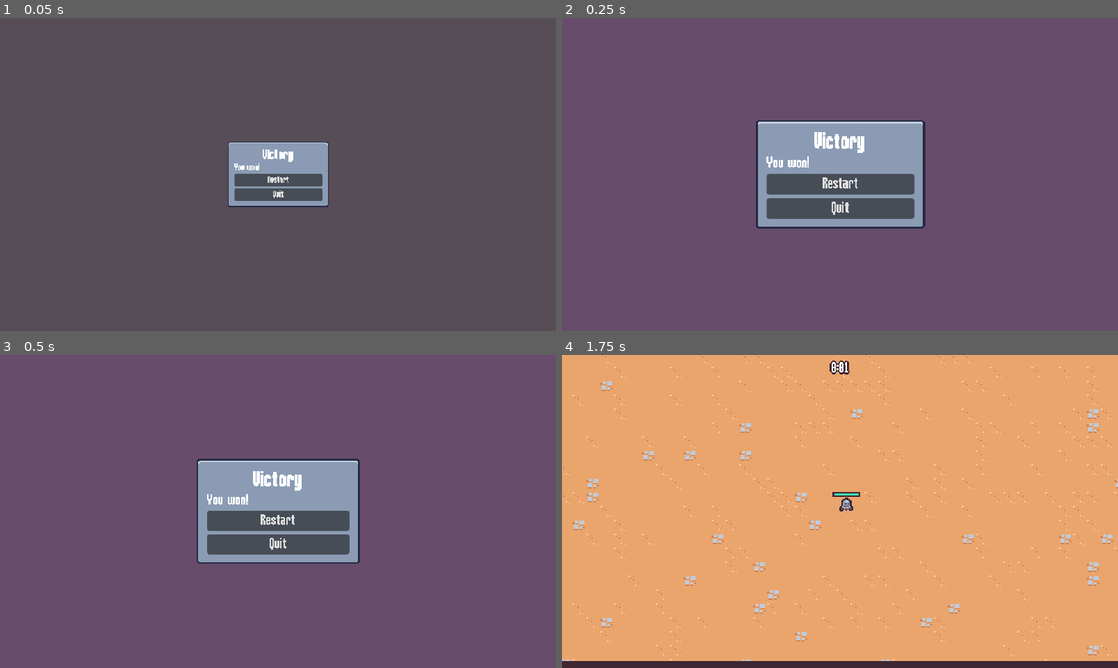
Above: before the commit, frames 1-4 (two rows, left to right).
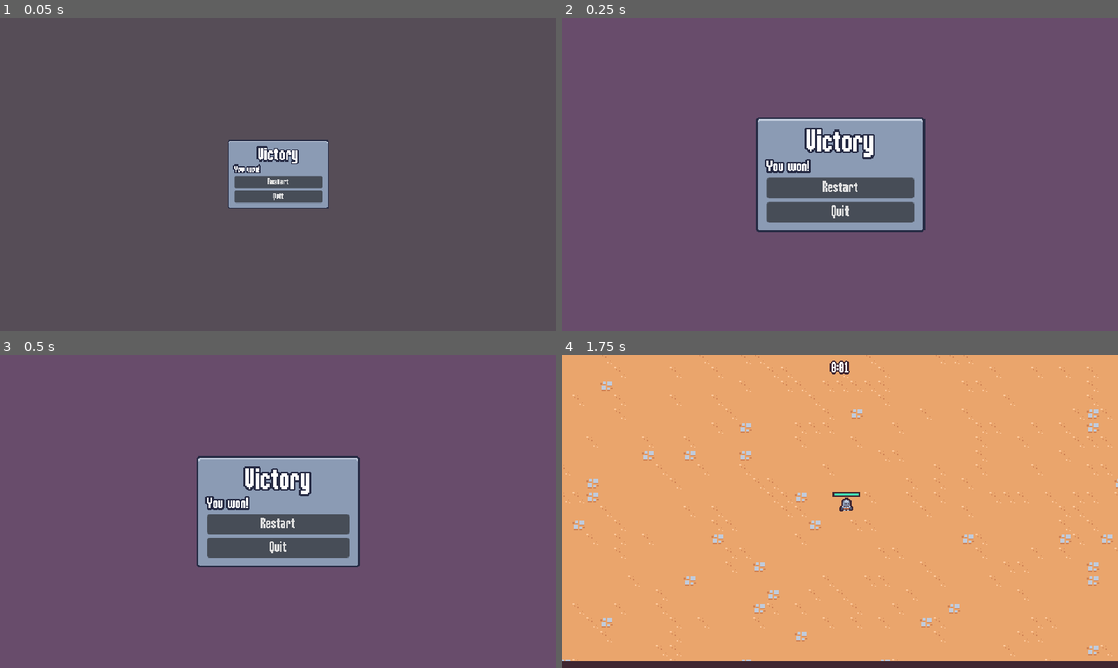
Above: after the commit, the same moments.

Repository: Ian-Ion/2d-survivors-course
Game: Godot game, scene res://scenes/ui/end_screen.tscn
Two runs of this game, one before a commit and one after it. Both use one fixed random seed, a clock stepped at 60 frames per second and the inputs below. This scene is started directly instead of the project's main scene.
Inputs (mouse positions are in pixels of both pictures, inside the frame that each line leads up to):
- Up to frame 1 (0.05 s): no input
- Up to frame 2 (0.25 s): no input
- Up to frame 3 (0.5 s): no input
- Up to frame 4 (1.75 s): click "Restart" at 0.5 s; tap Enter at 1.25 s; move the mouse to (962, 495) at 1.27 s; press the mouse at (962, 495) at 1.28 s; hold D (move_right) from 1.28 s (still down)

The runs differ from the first frame. In frame 1, 1.2% of the frame differs, in the area x 41-60%, y 38-61%; in frame 2, 3.6%, in the area x 34-66%, y 31-69%; in frame 3, 3.3%; in frame 4, nothing differs.

Commit message:
Animate the end screen

Diff:
--- a/scenes/ui/end_screen.tscn
+++ b/scenes/ui/end_screen.tscn
@@ -103,7 +103,12 @@
 [node name="Title" type="Label" parent="MarginContainer/PanelContainer/MarginContainer/VBoxContainer"]
 unique_name_in_owner = true
 layout_mode = 2
-theme_override_font_sizes/font_size = 24
+theme_override_colors/font_shadow_color = Color(0.14902, 0.168627, 0.266667, 1)
+theme_override_colors/font_outline_color = Color(0.14902, 0.168627, 0.266667, 1)
+theme_override_constants/shadow_offset_x = 0
+theme_override_constants/shadow_offset_y = 0
+theme_override_constants/outline_size = 8
+theme_override_font_sizes/font_size = 32
 text = "Victory"
 horizontal_alignment = 1
 vertical_alignment = 1
@@ -111,6 +116,11 @@
 [node name="Description" type="Label" parent="MarginContainer/PanelContainer/MarginContainer/VBoxContainer"]
 unique_name_in_owner = true
 layout_mode = 2
+theme_override_colors/font_shadow_color = Color(0.14902, 0.168627, 0.266667, 1)
+theme_override_colors/font_outline_color = Color(0.14902, 0.168627, 0.266667, 1)
+theme_override_constants/shadow_offset_x = 0
+theme_override_constants/shadow_offset_y = 0
+theme_override_constants/outline_size = 8
 text = "You won!"
 
 [node name="RestartButton" type="Button" parent="MarginContainer/PanelContainer/MarginContainer/VBoxContainer"]
